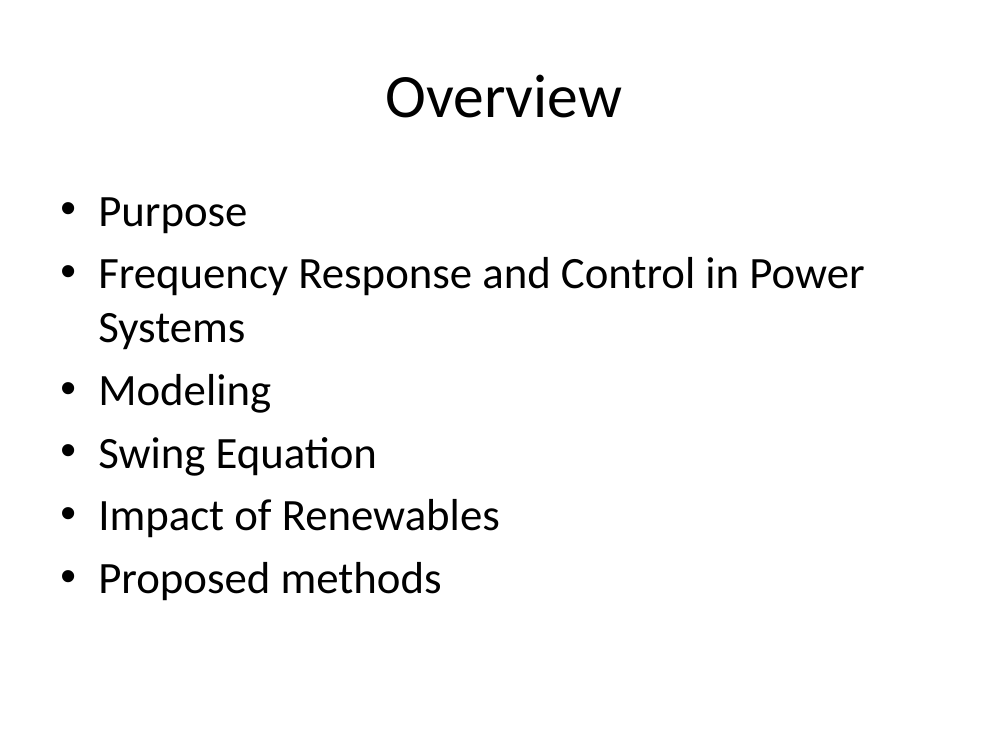
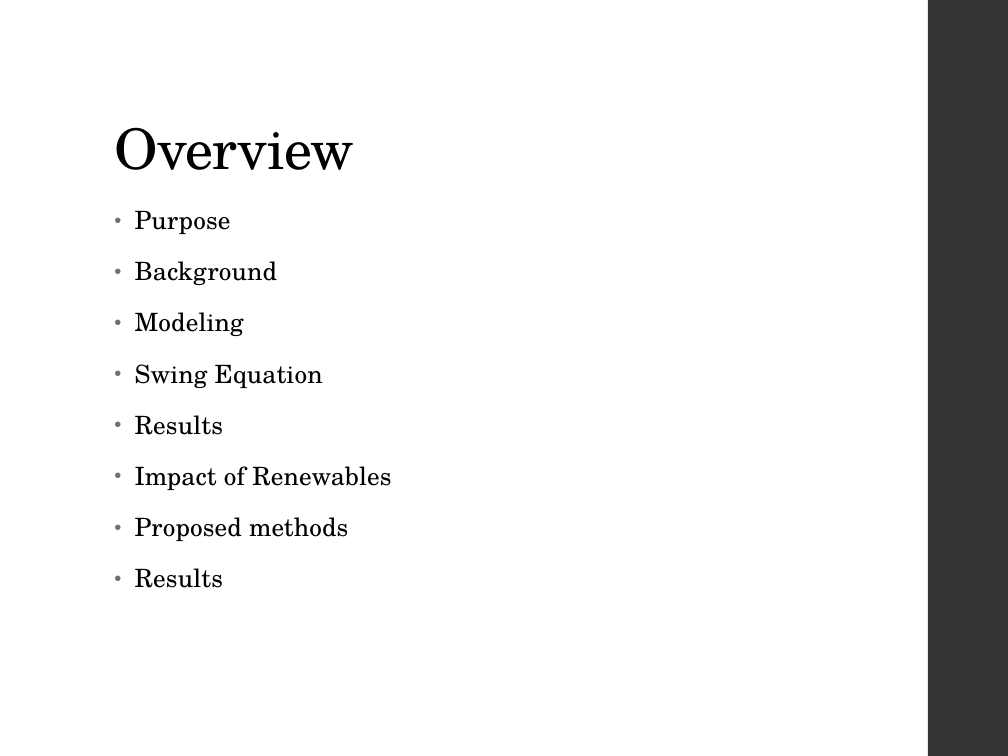
Before and after one commit to mswan96/SUPERB, a slide deck: slide 2 of Literature Review.pptx. Drawn at 1008x756 pixels with LibreOffice and Linux fonts; fonts in the diff are those of the drawing. Boxes give left, top, right and bottom in pixels: in the first picture for what was removed or moved away, otherwise in the second. Text is boxed around its words. In the diff, an @@ line names an element or a change of style, - is before the commit and + after.

```diff
--- a/Literature Review.pptx
+++ b/Literature Review.pptx
@@ rectangle added at (928,0,1008,756), fill #353537 @@
@@ title "Overview": place and size @@
-title "Overview" at (385,74,622,118)
+title "Overview" at (114,127,353,170)
@@ title "Overview" at (114,127,353,170): size 44 to 40 pt, font Calibri to TeX Gyre Schola, letter spacing 0 to -0.5 pt; alignment centre to left; line spacing 1 to 0.9; vertical alignment middle to bottom @@
@@ text "Purpose": place and size @@
-text "Purpose" at (98,197,864,601)
+text "Purpose" at (135,210,391,588)
@@ text at (135,210,391,541): size 32 to 18 pt, font Calibri to TeX Gyre Schola, letter spacing 0 to 0.1 pt in "Purpose", "Modeling", "Swing Equation", "Impact of Renewables" and 1 more places; indent changed; line spacing 1 to 0.95; more space between paragraphs @@
@@ text at (135,261,278,285): text changed; size 32 to 18 pt; font Calibri to TeX Gyre Schola @@
-• Frequency Response and Control in Power Systems
+• Background
@@ text at (135,415,223,435): paragraph added @@
+• Results
@@ text at (135,568,223,588): paragraph added @@
+• Results
```
Also in this commit, not shown: 11 other slides changed, 4 slides added, 5 other files.
